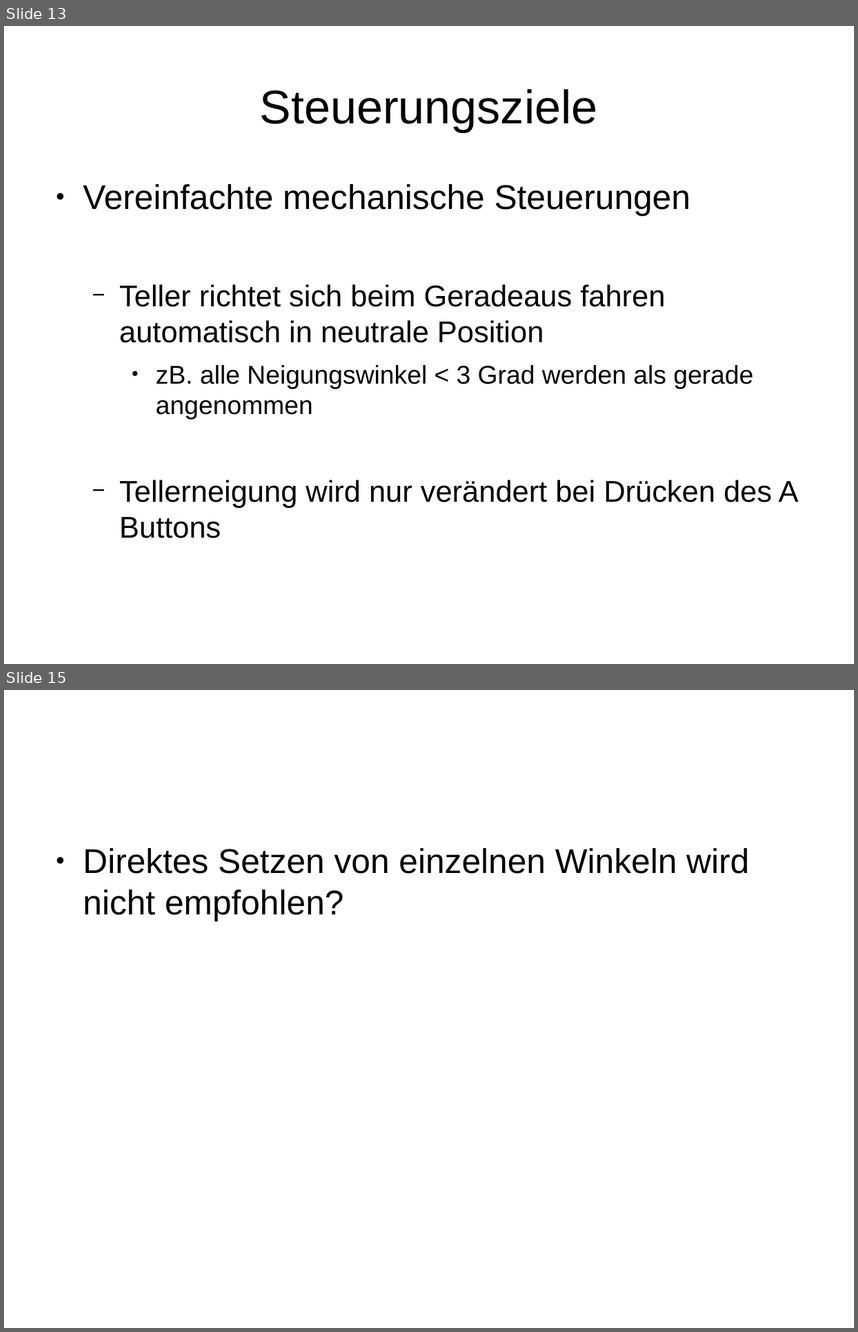
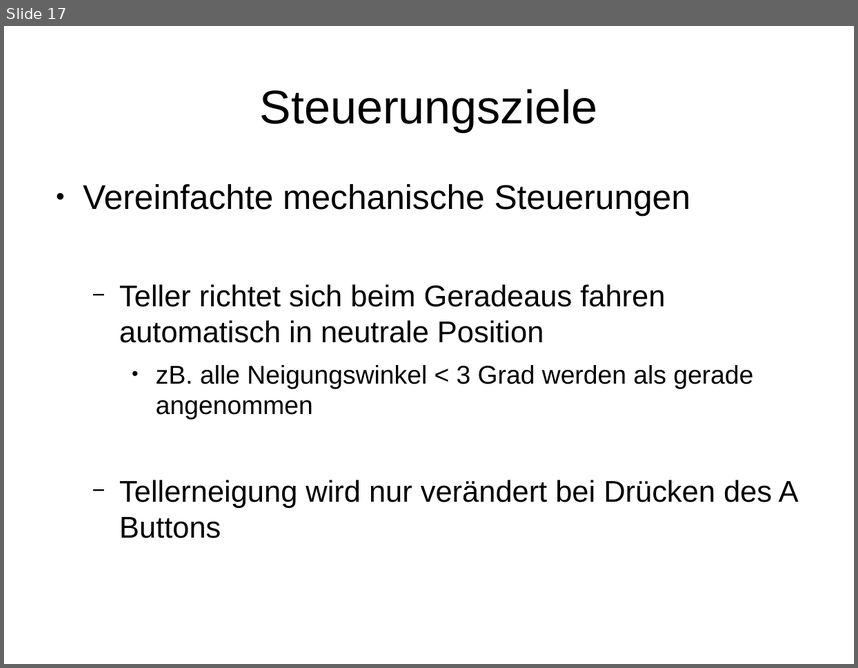
Before and after one commit to plumskl0/Keelan_Neo, a slide deck: VortragMileStoneOne.odp. Shown one above the other, each under a label of ours: slides 13 and 15 before the commit, slide 17 after it; the slides between them are not shown. The pictures are 858x1332 and 858x668 pixels, drawn with LibreOffice and Linux fonts; fonts in the diff are those of the drawing. Boxes give left, top, right and bottom in pixels: in the first picture for what was removed or moved away, otherwise in the second. Text is boxed around its words. In the diff, an @@ line names an element or a change of style, - is before the commit and + after.

```diff
--- a/VortragMileStoneOne.odp
+++ b/VortragMileStoneOne.odp
@@ slide 15 removed at (x1=4, y1=690, x2=854, y2=1328), background #FFFFFF @@
@@ text removed at (x1=83, y1=848, x2=749, y2=921) @@
-● Direktes Setzen von einzelnen Winkeln wird nicht empfohlen?
@@ what was slide 13 is now slide 17 @@
```
Also in this commit, not shown: 3 slides changed, 5 slides added, 12 other slides removed.
